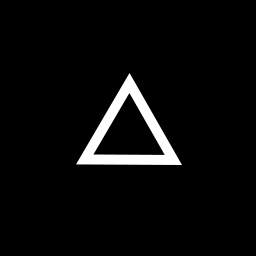
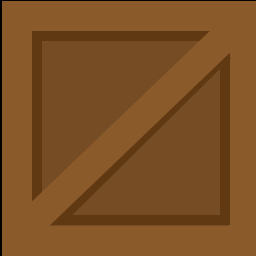
Revision of a layered 256px x 256px image; what changed, layer by layer:
renamed "Layer 1" to "Rectangle 4 copy", moved it above "Powered copy", painted on it over (2, 1, 256, 256)
hid "Powered copy", painted on it over (76, 73, 182, 165)
